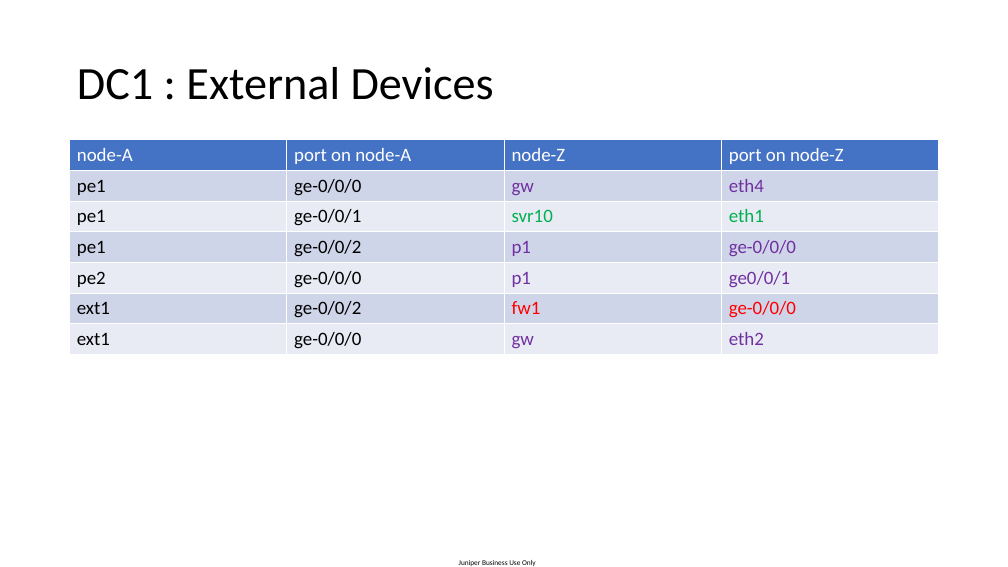
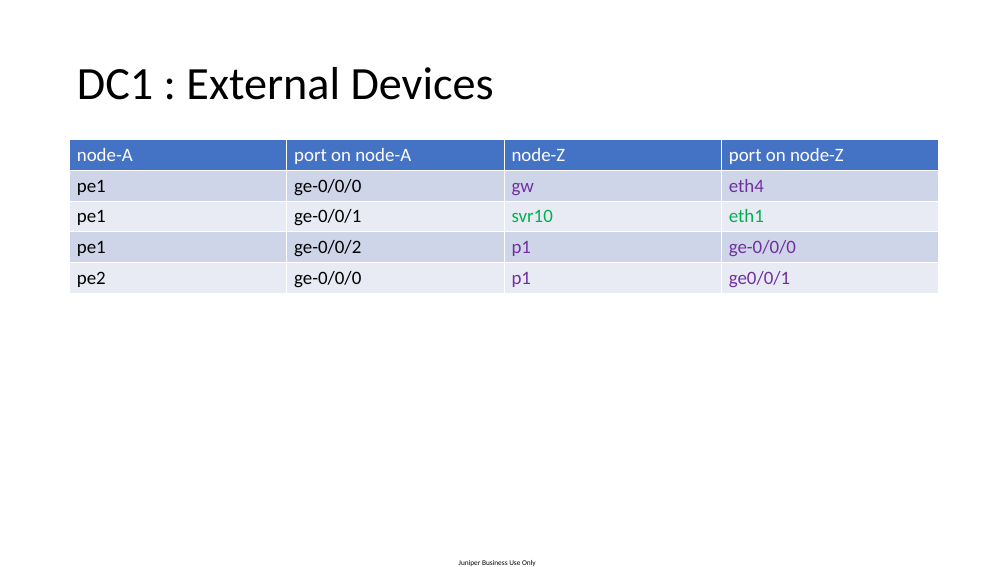
Before and after one commit to mabdelatty1987/vmm-v3-script, a slide deck: slide 32 of Lab/lab_topology.pptx. Drawn at 1008x567 pixels with LibreOffice and Linux fonts; fonts in the diff are those of the drawing. Boxes give left, top, right and bottom in pixels: in the first picture for what was removed or moved away, otherwise in the second. Text is boxed around its words. In the diff, an @@ line names an element or a change of style, - is before the commit and + after.

```diff
--- a/Lab/lab_topology.pptx
+++ b/Lab/lab_topology.pptx
@@ table at [70, 140, 941, 293] @@
-row 6: ext1 | ge-0/0/2 | fw1 | ge-0/0/0
-row 7: ext1 | ge-0/0/0 | gw | eth2
```
Also in this commit, not shown: 3 other slides changed, 48 other files.
